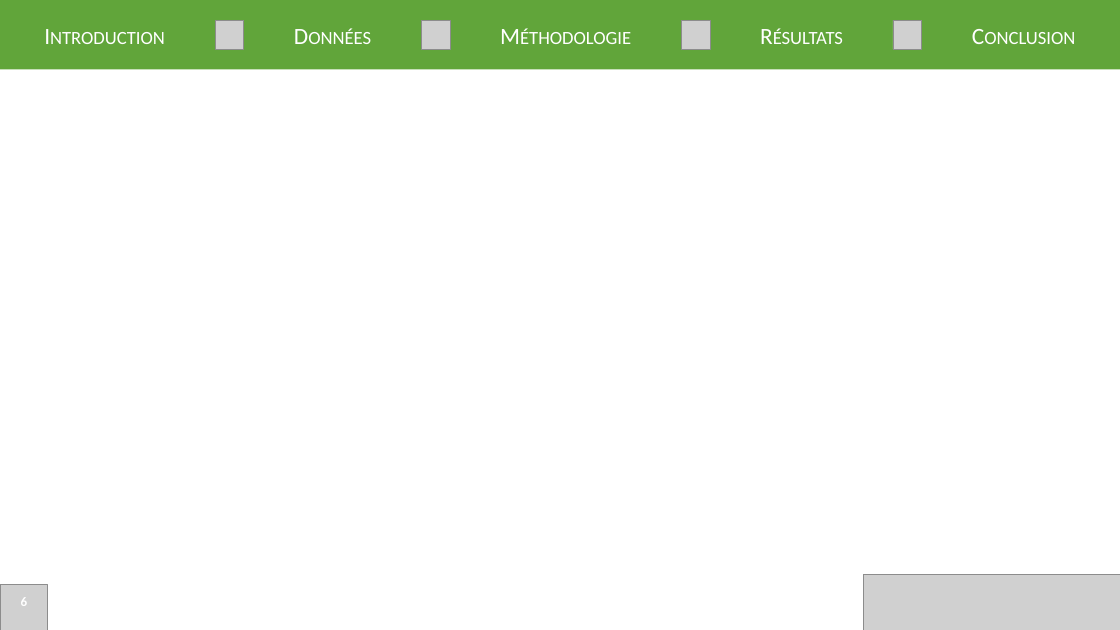
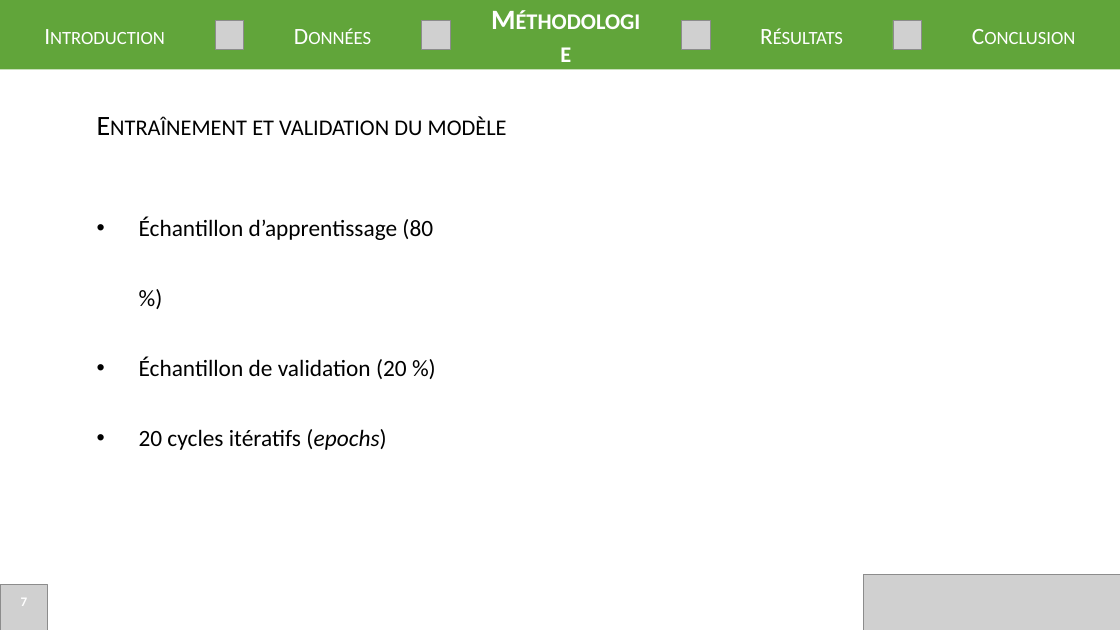
Before and after one commit to Easill/ML_photo, a slide deck: slide 7 of presentation.pptx (slide 6 before the commit). Drawn at 1120x630 pixels with LibreOffice and Linux fonts; fonts in the diff are those of the drawing; grey boxes stand for pictures. Boxes give left, top, right and bottom in pixels: in the first picture for what was removed or moved away, otherwise in the second. Text is boxed around its words. In the diff, an @@ line names an element or a change of style, - is before the commit and + after.

```diff
--- a/presentation.pptx
+++ b/presentation.pptx
@@ text "Méthodologie": place and size @@
-text "Méthodologie" at (492,16,640,53)
+text "Méthodologie" at (480,13,652,55)
@@ text "Méthodologie" at (480,13,652,55): size 20 to 24 pt, bold on @@
@@ text added at (252,116,507,135), 24 pt, text #000000, small capitals @@
+Entraînement et validation du modèle
@@ text added at (139,217,433,450), 20 pt, text #000000 @@
+• Échantillon d’apprentissage (80 %)
+• Échantillon de validation (20 %)
+• 20 cycles itératifs (epochs)
@@ page number at (21,598,28,606): text changed @@
-6
+7
```
Also in this commit, not shown: 5 other slides changed, 2 slides added.
